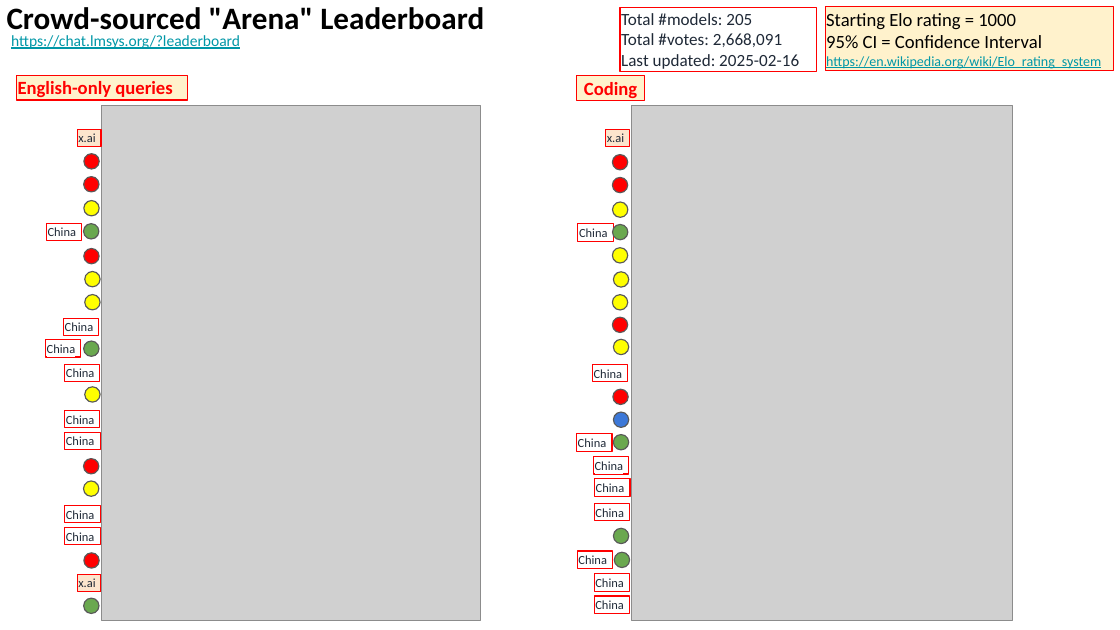
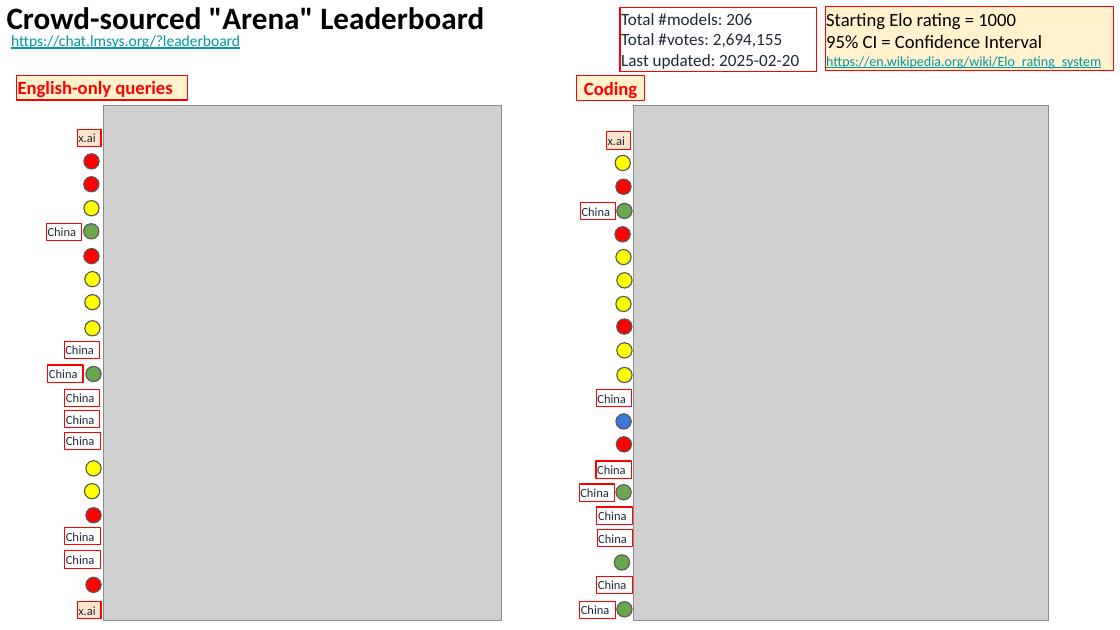
Before and after one commit to lselector/seminar, a slide deck: slide 10 of 2025/2025-02-21-AI-Updates.pptx. Drawn at 1120x630 pixels with LibreOffice and Linux fonts; fonts in the diff are those of the drawing; grey boxes stand for pictures. Boxes give left, top, right and bottom in pixels: in the first picture for what was removed or moved away, otherwise in the second. Text is boxed around its words. In the diff, an @@ line names an element or a change of style, - is before the commit and + after.

```diff
--- a/2025/2025-02-21-AI-Updates.pptx
+++ b/2025/2025-02-21-AI-Updates.pptx
@@ text in rectangle at box(621, 13, 799, 69): text changed @@
-Total #models: 205
-Total #votes: 2,668,091
-Last updated: 2025-02-16
+Total #models: 206
+Total #votes: 2,694,155
+Last updated: 2025-02-20
@@ picture: place and size @@
-picture at box(102, 105, 480, 620)
+picture at box(103, 105, 502, 620)
@@ picture: place and size @@
-picture at box(632, 105, 1012, 620)
+picture at box(634, 105, 1049, 620)
@@ ellipse: place and size @@
-ellipse at box(613, 202, 628, 217)
+ellipse at box(615, 156, 631, 171)
@@ rectangle "China": place and size @@
-rectangle "China" at box(578, 224, 614, 241)
+rectangle "China" at box(580, 203, 616, 220)
@@ ellipse: place and size @@
-ellipse at box(613, 224, 628, 240)
+ellipse at box(617, 204, 633, 220)
@@ ellipse: place and size @@
-ellipse at box(613, 155, 628, 170)
+ellipse at box(615, 226, 631, 242)
@@ ellipse: place and size @@
-ellipse at box(85, 386, 101, 402)
+ellipse at box(85, 320, 101, 336)
@@ 5 ellipses: place and size @@
-5 ellipses at box(613, 177, 629, 333)
+5 ellipses at box(616, 179, 633, 335)
@@ rectangle "China": place and size @@
-rectangle "China" at box(46, 339, 81, 356)
+rectangle "China" at box(64, 342, 99, 358)
@@ ellipse: place and size @@
-ellipse at box(614, 339, 629, 355)
+ellipse at box(617, 343, 633, 358)
@@ rectangle "China": place and size @@
-rectangle "China" at box(65, 364, 100, 381)
+rectangle "China" at box(48, 365, 83, 382)
@@ 2 ellipses, 1 rectangle: place and size @@
-2 ellipses, 1 rectangle at box(77, 342, 101, 591)
+2 ellipses, 1 rectangle at box(77, 366, 102, 618)
@@ ellipse: place and size @@
-ellipse at box(614, 435, 629, 450)
+ellipse at box(617, 367, 633, 383)
@@ ellipse at box(617, 367, 633, 383): fill #6AA84F to #FFFF00 @@
@@ rectangle "China": place and size @@
-rectangle "China" at box(64, 318, 99, 335)
+rectangle "China" at box(65, 390, 100, 407)
@@ rectangle "China": place and size @@
-rectangle "China" at box(592, 364, 628, 381)
+rectangle "China" at box(596, 390, 632, 407)
@@ rectangle removed at box(577, 433, 613, 450) @@
-China
@@ ellipse: place and size @@
-ellipse at box(613, 390, 628, 405)
+ellipse at box(616, 437, 632, 452)
@@ ellipse added at box(86, 460, 102, 476), fill #FFFF00, outline #595959 0.75 pt @@
@@ 2 rectangles, 1 ellipse: place and size @@
-2 rectangles, 1 ellipse at box(84, 457, 631, 590)
+2 rectangles, 1 ellipse at box(84, 461, 633, 594)
@@ ellipse: place and size @@
-ellipse at box(84, 458, 100, 474)
+ellipse at box(86, 507, 102, 523)
@@ rectangle "China": place and size @@
-rectangle "China" at box(595, 479, 631, 496)
+rectangle "China" at box(579, 484, 615, 501)
@@ ellipse: place and size @@
-ellipse at box(614, 529, 629, 544)
+ellipse at box(616, 485, 632, 501)
@@ rectangle "China": place and size @@
-rectangle "China" at box(577, 551, 613, 568)
+rectangle "China" at box(597, 530, 633, 547)
@@ rectangle "China": place and size @@
-rectangle "China" at box(65, 505, 101, 522)
+rectangle "China" at box(65, 551, 101, 568)
@@ rectangle "China": place and size @@
-rectangle "China" at box(595, 596, 631, 613)
+rectangle "China" at box(580, 601, 616, 618)
@@ ellipse: place and size @@
-ellipse at box(84, 598, 100, 614)
+ellipse at box(617, 601, 633, 617)
```
Also in this commit, not shown: 7 other slides changed.
